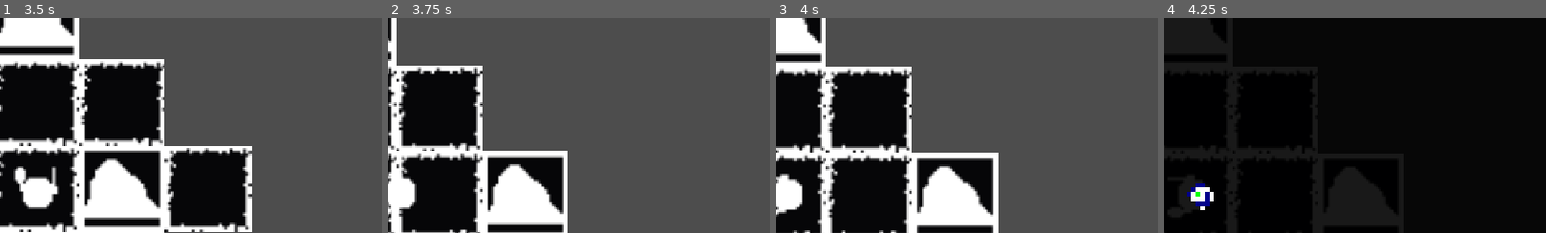
Above: before the commit, frames 1-4 (left to right).
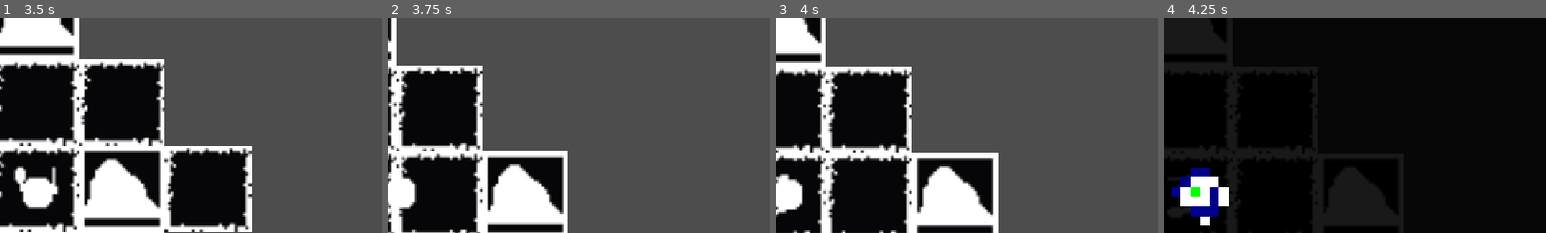
Above: after the commit, the same moments.

Repository: raysilent7/dot-adventures
Game: Godot game, scene res://board/objects/board.tscn
Two runs of this game, one before a commit and one after it. Both use one fixed random seed, a clock stepped at 60 frames per second and the inputs below.
Inputs:
- Up to frame 1 (3.5 s): hold D (right) 0.53-1.28 s; tap E (interact, bound only after the commit) every 0.75 s from 0.6 to 2.85 s; hold S (down) 1.28-2.03 s; hold D (right) 2.03-2.78 s; hold W (up) from 2.78 s (still down)
- Up to frame 2 (3.75 s): release W (up) at 3.53 s; hold A (left) from 3.53 s (still down); tap E (interact, bound only after the commit) at 3.6 s
- Up to frame 3 (4 s): keep holding A (left)
- Up to frame 4 (4.25 s): keep holding A (left); tap M (map) at 4.15 s
The pictures show only the part of the screen within x 45-95%, y 8-58%; the shares and areas given below are measured in that part.

Frames 1-3 are identical in both runs. In frame 4, 2.2% of the frame differs, in the area x 2-17%, y 69-97%.

Commit message:
criada cidade
- criado prototipo da cidade e EA da cidade
- criada estrutura do quadro de missoes
- ajustes na UI do mapa do lado de fora da cidade (board)
- adicionado botao de interagir, que podera ser usado pelo player para interagir com diversos pontos de interesse pelo mapa (atualmente só interage com o mission board na cidade)

Diff:
--- /dev/null
+++ b/EAs/objects/city.tscn
@@ -0,0 +1,108 @@
+[gd_scene format=3 uid="uid://sgxywk4cv22f"]
+
+[ext_resource type="PackedScene" uid="uid://d1shvnbxdjalc" path="res://player/objects/player.tscn" id="1_ppux4"]
+[ext_resource type="Script" uid="uid://c6uxkiwy6kaxw" path="res://EAs/scripts/city.gd" id="1_v0l6n"]
+[ext_resource type="Texture2D" uid="uid://ccg2fv3maqqmh" path="res://board/objects/square.png" id="2_p6nnq"]
+[ext_resource type="Texture2D" uid="uid://dcx548832rpka" path="res://EAs/objects/square house.png" id="3_cg4pm"]
+[ext_resource type="Script" uid="uid://lir02y4c3apc" path="res://EAs/scripts/missionBoard.gd" id="5_eei1n"]
+[ext_resource type="Texture2D" uid="uid://dg5gv1k4gsdl2" path="res://EAs/objects/square board.png" id="5_p6nnq"]
+[ext_resource type="Script" uid="uid://xcrgrxxwglg" path="res://EAs/scripts/missionBoardUI.gd" id="7_a8exf"]
+
+[sub_resource type="RectangleShape2D" id="RectangleShape2D_ppux4"]
+size = Vector2(32, 32)
+
+[node name="city" type="Node2D" unique_id=379210563]
+script = ExtResource("1_v0l6n")
+tileTexture = ExtResource("2_p6nnq")
+decorTexture = ExtResource("3_cg4pm")
+metadata/_edit_lock_ = true
+
+[node name="world" type="Node2D" parent="." unique_id=1478022341]
+
+[node name="tiles" type="Node2D" parent="world" unique_id=1801777014]
+metadata/_edit_lock_ = true
+
+[node name="missionBoard" type="Area2D" parent="world" unique_id=895188403]
+position = Vector2(16, 16)
+script = ExtResource("5_eei1n")
+
+[node name="boardSpr" type="Sprite2D" parent="world/missionBoard" unique_id=114146703]
+texture = ExtResource("5_p6nnq")
+
+[node name="boardCol" type="CollisionShape2D" parent="world/missionBoard" unique_id=1078082442]
+shape = SubResource("RectangleShape2D_ppux4")
+
+[node name="player" parent="world" unique_id=1733245073 instance=ExtResource("1_ppux4")]
+
+[node name="boardUI" type="CanvasLayer" parent="." unique_id=255346485]
+process_mode = 3
+layer = 10
+visible = false
+
+[node name="boardBG" type="ColorRect" parent="boardUI" unique_id=958231596]
+anchors_preset = 15
+anchor_right = 1.0
+anchor_bottom = 1.0
+grow_horizontal = 2
+grow_vertical = 2
+color = Color(0, 0, 0, 0.90000004)
+
+[node name="missionBoardUI" type="Control" parent="boardUI" unique_id=735043501]
+layout_mode = 3
+anchors_preset = 8
+anchor_left = 0.5
+anchor_top = 0.5
+anchor_right = 0.5
+anchor_bottom = 0.5
+grow_horizontal = 2
+grow_vertical = 2
+script = ExtResource("7_a8exf")
+metadata/_edit_lock_ = true
+
+[node name="panel" type="Panel" parent="boardUI/missionBoardUI" unique_id=2055441048]
+custom_minimum_size = Vector2(200, 200)
+layout_mode = 0
+offset_right = 40.0
+offset_bottom = 40.0
+
+[node name="availableMissions" type="Label" parent="boardUI/missionBoardUI/panel" unique_id=1616536099]
+layout_mode = 1
+anchors_preset = 5
+anchor_left = 0.5
+anchor_right = 0.5
+offset_left = -76.5
+offset_right = 76.5
+offset_bottom = 23.0
+grow_horizontal = 2
+text = "Missões disponíveis"
+
+[node name="missionList" type="VBoxContainer" parent="boardUI/missionBoardUI/panel" unique_id=1137084261]
+layout_mode = 1
+anchors_preset = 8
+anchor_left = 0.5
+anchor_top = 0.5
+anchor_right = 0.5
+anchor_bottom = 0.5
+offset_left = -76.5
+offset_top = -20.0
+offset_right = 76.5
+offset_bottom = 20.0
+grow_horizontal = 2
+grow_vertical = 2
+
+[node name="close" type="Button" parent="boardUI/missionBoardUI/panel" unique_id=480322980]
+layout_mode = 1
+anchors_preset = 7
+anchor_left = 0.5
+anchor_top = 1.0
+anchor_right = 0.5
+anchor_bottom = 1.0
+offset_left = -30.5
+offset_top = -31.0
+offset_right = 30.5
+grow_horizontal = 2
+grow_vertical = 0
+pivot_offset = Vector2(40, 40)
+text = "Fechar"
+
+[connection signal="pressed" from="boardUI/missionBoardUI/panel/close" to="boardUI/missionBoardUI" method="onClosePressed"]
--- /dev/null
+++ b/EAs/scripts/city.gd
@@ -0,0 +1,43 @@
+extends Node2D
+
+@export var tileTexture: Texture2D
+@export var decorTexture: Texture2D
+@onready var tiles = $world/tiles
+
+var tileSize = 32
+var map = {}
+var missions = [
+	"Explorar a floresta ao norte",
+	"Investigar ruínas antigas",
+	"Escoltar um mercador",
+	"Caçar criaturas próximas"
+]
+
+func _ready():
+	$world/missionBoard.position = Vector2(0, 0) * tileSize + GameState.offset + GameState.diff
+	$world/missionBoard.connect("boardInteracted", Callable(self, "openMissionBoard"))
+	generateCity()
+	positionPlayer()
+
+func generateCity():
+	print("Offset: " + str(GameState.offset))
+	print("Diff: " + str(GameState.diff))
+	for x in range(5):
+		for y in range(5):
+			var tile = Sprite2D.new()
+			tile.texture = tileTexture
+			tile.position = Vector2(x, y) * tileSize + GameState.offset + GameState.diff
+
+			map[Vector2(x, y)] = true
+
+			tiles.add_child(tile)
+
+func positionPlayer():
+	var startTile = Vector2(2, 2)
+	$world/player/playerBody.position = startTile * tileSize + GameState.offset + GameState.diff
+	$world/player/playerBody.currentTile = startTile
+	GameState.isInCity = true
+
+func openMissionBoard():
+	$boardUI/missionBoardUI.open(missions)
+	get_tree().paused = true
--- /dev/null
+++ b/EAs/scripts/missionBoard.gd
@@ -0,0 +1,23 @@
+extends Area2D
+
+var playerInRange = false
+signal boardInteracted
+
+func _ready():
+	connect("body_entered", Callable(self, "_on_body_entered"))
+	connect("body_exited", Callable(self, "_on_body_exited"))
+
+func _process(delta):
+	if playerInRange and Input.is_action_just_pressed("interact"):
+		print("Interagiu com o quadro")
+		emit_signal("boardInteracted")
+
+func _on_body_entered(body):
+	if body.is_in_group("player"):
+		playerInRange = true
+		print("Player entrou no quadro")
+
+func _on_body_exited(body):
+	if body.is_in_group("player"):
+		playerInRange = false
+		print("Player saiu do quadro")
--- /dev/null
+++ b/EAs/scripts/missionBoardUI.gd
@@ -0,0 +1,21 @@
+extends Control
+
+func open(missions):
+	$"..".visible = true
+	$"../boardBG".visible = true
+
+	for child in $panel/missionList.get_children():
+		child.queue_free()
+
+	for mission in missions:
+		var label = Label.new()
+		label.text = mission
+		$panel/missionList.add_child(label)
+
+func close():
+	visible = false
+
+func onClosePressed() -> void:
+	get_tree().paused = false
+	$"..".visible = false
+	$"../boardBG".visible = false
--- a/GameState.gd
+++ b/GameState.gd
@@ -1,8 +1,10 @@
 extends Node
 
+var isInCity: bool = true #padrao TRUE
+
 func _ready() -> void:
-	var board = get_tree().current_scene
-	calcOffsetAndDiff(board.map)
+	var scene = get_tree().current_scene
+	calcOffsetAndDiff(scene.map)
 
 #calculos de mapa
 var tileSize: int = 32
--- a/board/objects/board.tscn
+++ b/board/objects/board.tscn
@@ -12,9 +12,11 @@
 tileTexture = ExtResource("2_nlxxq")
 decorTexture = ExtResource("3_ls1qu")
 
-[node name="tiles" type="Node2D" parent="." unique_id=714023097]
+[node name="world" type="Node2D" parent="." unique_id=1125477832]
 
-[node name="player" parent="." unique_id=1733245073 instance=ExtResource("3_s14mr")]
+[node name="tiles" type="Node2D" parent="world" unique_id=714023097]
+
+[node name="player" parent="world" unique_id=1733245073 instance=ExtResource("3_s14mr")]
 
 [node name="mapUI" type="CanvasLayer" parent="." unique_id=596509451]
 process_mode = 3
@@ -48,12 +50,10 @@
 [node name="mapContainer" type="Node2D" parent="mapUI/panel" unique_id=1492277250]
 
 [node name="subs" type="VBoxContainer" parent="mapUI" unique_id=1934265524]
-anchors_preset = -1
 offset_left = 20.0
 offset_top = 20.0
-offset_right = 168.0
-offset_bottom = 77.0
-pivot_offset = Vector2(40, 40)
+offset_right = 204.0
+offset_bottom = 97.0
 
 [node name="white" type="HBoxContainer" parent="mapUI/subs" unique_id=151321717]
 layout_mode = 2
--- a/board/scripts/board.gd
+++ b/board/scripts/board.gd
@@ -2,8 +2,8 @@
 
 @export var tileTexture: Texture2D
 @export var decorTexture: Texture2D
-@onready var player: Node2D = $player
-@onready var tiles: Node2D = $tiles
+@onready var player: Node2D = $world/player/playerBody
+@onready var tiles: Node2D = $world/tiles
 
 var visionRadius: int = 2
 var tileSize: int = 32
@@ -55,10 +55,13 @@
 		tileSprites[pos] = tile
 
 func spawnPlayer():
+	print("Offset: " + str(GameState.offset))
+	print("Diff: " + str(GameState.diff))
 	var randomPos = drawnTiles[randi() % drawnTiles.size()]
 	player.position = randomPos * tileSize + GameState.offset + GameState.diff
 	player.setCurrentTile(randomPos)
 	updateVisibility(randomPos)
+	GameState.isInCity = false
 
 func updateVisibility(playerTile: Vector2):
 	for pos in tileSprites.keys():
--- a/board/scripts/mapUi.gd
+++ b/board/scripts/mapUi.gd
@@ -6,7 +6,7 @@
 
 var min_x = 99999
 var min_y = 99999
-var tileSize = 8
+var tileSize = 16
 
 func _process(delta: float) -> void:
 	if Input.is_action_just_pressed("map"):
--- a/player/objects/player.tscn
+++ b/player/objects/player.tscn
@@ -3,10 +3,12 @@
 [ext_resource type="Texture2D" uid="uid://bt122vp5o2sax" path="res://player/objects/player.png" id="1_22sah"]
 [ext_resource type="Script" uid="uid://2yv6cokx3qeh" path="res://player/scripts/player.gd" id="1_noti6"]
 
+[sub_resource type="RectangleShape2D" id="RectangleShape2D_noti6"]
+
 [node name="player" type="Node2D" unique_id=1733245073]
+
+[node name="playerBody" type="CharacterBody2D" parent="." unique_id=1053722366 groups=["player"]]
 script = ExtResource("1_noti6")
-
-[node name="playerBody" type="CharacterBody2D" parent="." unique_id=1053722366]
 
 [node name="playerCamera" type="Camera2D" parent="playerBody" unique_id=1568871994]
 zoom = Vector2(4.5, 4.5)
@@ -14,3 +16,6 @@
 
 [node name="playerSpr" type="Sprite2D" parent="playerBody" unique_id=2032499382]
 texture = ExtResource("1_22sah")
+
+[node name="playerCol" type="CollisionShape2D" parent="playerBody" unique_id=1857392053]
+shape = SubResource("RectangleShape2D_noti6")
--- a/player/scripts/player.gd
+++ b/player/scripts/player.gd
@@ -1,6 +1,6 @@
 extends Node2D
 
-@onready var sprite = $playerBody/playerSpr
+@onready var sprite = $playerSpr
 
 var tileSize: int = 32
 var map = {}
@@ -9,8 +9,8 @@
 var isMoving = false
 
 func _ready():
-	var board = get_tree().current_scene
-	map = board.map
+	var scene = get_tree().current_scene
+	map = scene.map
 
 func _process(delta):
 	controlPlayerActions()
@@ -39,7 +39,10 @@
 		var board = get_tree().current_scene
 		isMoving = true
 		currentTile = target
-		board.updateVisibility(currentTile)
+
+		if not GameState.isInCity:
+			board.updateVisibility(currentTile)
+
 		turnSprite(dir)
 		var targetCalc = currentTile * tileSize + GameState.offset + GameState.diff
 		var tween = create_tween()
--- a/project.godot
+++ b/project.godot
@@ -54,6 +54,11 @@
 "events": [Object(InputEventKey,"resource_local_to_scene":false,"resource_name":"","device":-1,"window_id":0,"alt_press …(192 unchanged characters)…
 ]
 }
+interact={
+"deadzone": 0.2,
+"events": [Object(InputEventKey,"resource_local_to_scene":false,"resource_name":"","device":-1,"window_id":0,"alt_pressed":false,"shift_pressed":false,"ctrl_pressed":false,"meta_pressed":false,"pressed":false,"keycode":0,"physical_keycode":69,"key_label":0,"unicode":101,"location":0,"echo":false,"script":null)
+]
+}
 
 [physics]
 
Binary file added: EAs/objects/square board.png
Not shown, added: EAs/objects/square board.png.import
Binary file added: EAs/objects/square house.png
Not shown, added: EAs/objects/square house.png.import
Not shown, added: EAs/scripts/city.gd.uid
Not shown, added: EAs/scripts/missionBoard.gd.uid
Not shown, added: EAs/scripts/missionBoardUI.gd.uid
